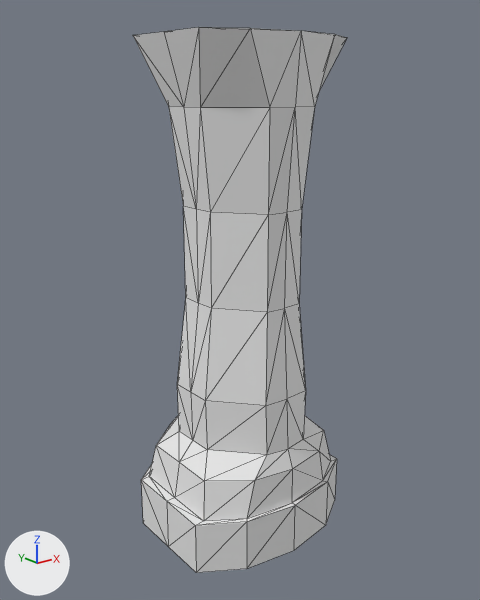
Two versions of the glTF model client/assets/models/buildings/castle/castle_pillar.glb, one commit apart.
Before and after are seen from a camera (50 mm lens) standing at (-4.46, -5.54, 4.48) and looking at (-0.02, 0.01, 2.25). The lights are fixed; the arrows at lower left show +X, +Y and +Z. Mesh edges are drawn as thin lines. Vertices at the same position are counted once.

The older version as bpy lines, for what is in view:
```python
me_grid_003 = bpy.data.meshes.new('Grid.003')
me_grid_003.from_pydata(...)  # 125 vertices, 236 faces; spans x -1.08..1.08, y -0.95..0.95, z -0.49..5.0
ob_pillar = bpy.data.objects.new('Pillar', me_grid_003)
ob_pillar.location = (0.0, 0.0, 0.0)
```
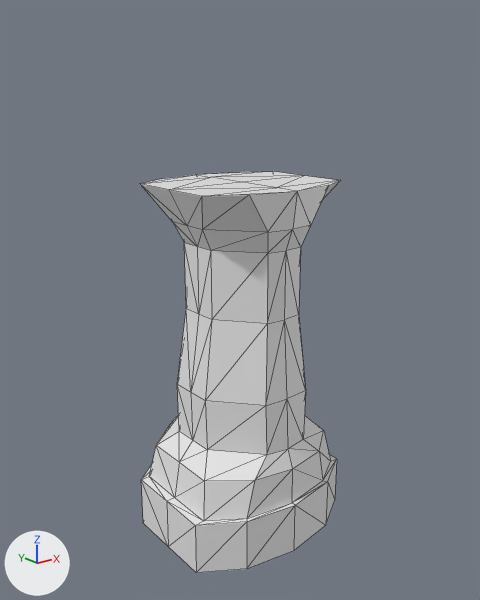
The newer file is also turned or shifted as a whole; pictures and numbers use the older file's frame.

Boxes [x1, y1, x2, y2] around the edits, measured in the pictures (480 x 600 px; the box of a moved part takes in the faces that stretch with it):
'Pillar', reshaped (6% narrower, 26% shorter): before [133, 27, 347, 573]; after [140, 171, 341, 573]
part 1 of me_grid_003, moved or reshaped (not visible before): after [141, 171, 341, 196]
part 2 of me_grid_003, moved or reshaped: before [133, 27, 347, 108]; after [140, 181, 340, 232]
part 3 of me_grid_003, moved or reshaped: before [169, 107, 315, 215]; after [173, 222, 311, 253]
part 4 of me_grid_003, moved or reshaped: before [177, 206, 306, 406]; after [177, 243, 306, 406]

The change in detail:
me_grid_003 has 125 vertices, 236 faces and spans x -1.08..1.08, y -0.95..0.95, z -0.49..5.0.
me_grid_003 is used by ob_pillar; location (0.0, 0.0, 0.0).
me_grid_003 part 1: all 17 vertices in x -0.92..0.92, y -0.85..0.85, z 5.0 are moved by (0.0, 0.0, -1.44).
me_grid_003 part 2: all 12 vertices in x -0.72..0.72, y -0.8..0.8, z 4.34 are moved by (0.0, 0.0, -1.16).
me_grid_003 part 3: all 12 vertices in x -0.59..0.59, y -0.71..0.71, z 3.34 are moved by (0.0, 0.0, -0.39).
me_grid_003 part 4: all 12 vertices in x -0.59..0.59, y -0.71..0.71, z 2.34 are moved by (0.0, 0.0, -0.12).
